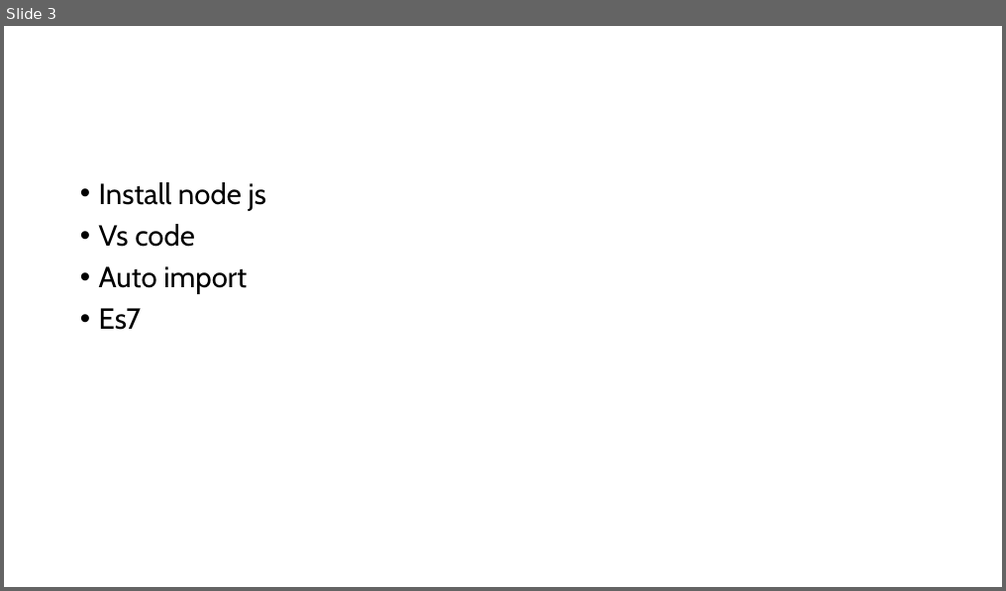
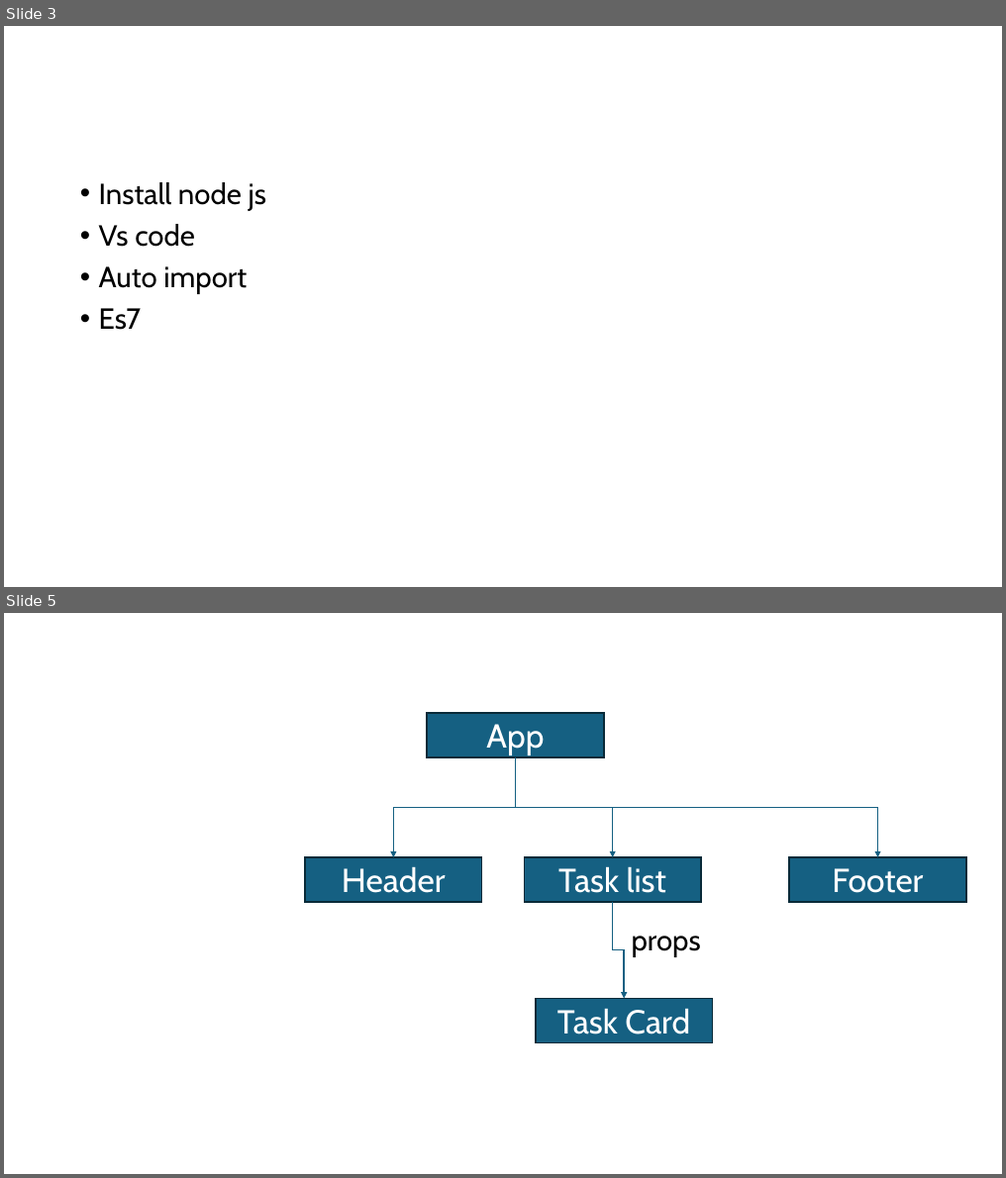
Before and after one commit to PiyushChaturvedii/Batch05, a slide deck: react/react.pptx. Shown one above the other, each under a label of ours: slide 3 before the commit, slides 3 and 5 after it; the slides between them are not shown. The pictures are 1006x591 and 1006x1178 pixels, drawn with LibreOffice and Linux fonts; fonts in the diff are those of the drawing. Boxes give left, top, right and bottom in pixels: in the first picture for what was removed or moved away, otherwise in the second. Text is boxed around its words. In the diff, an @@ line names an element or a change of style, - is before the commit and + after.

Commit message:
props

```diff
--- a/react/react.pptx
+++ b/react/react.pptx
@@ slide 5 added at box(4, 613, 1002, 1174), background #FFFFFF @@
@@ rectangle added at box(427, 713, 604, 757), fill #156082, outline #092A39 1.5 pt, 32 pt, text #FFFFFF @@
+App
@@ elbow arrow added from (515, 758) to (393, 858), #156082 1.5 pt @@
@@ elbow arrow added from (515, 758) to (613, 858), #156082 1.5 pt @@
@@ elbow arrow added from (515, 758) to (877, 858), #156082 1.5 pt @@
@@ rectangle added at box(305, 858, 481, 902), fill #156082, outline #092A39 1.5 pt, 32 pt, text #FFFFFF @@
+Header
@@ rectangle added at box(525, 858, 701, 902), fill #156082, outline #092A39 1.5 pt, 32 pt, text #FFFFFF @@
+Task list
@@ rectangle added at box(789, 858, 966, 902), fill #156082, outline #092A39 1.5 pt, 32 pt, text #FFFFFF @@
+Footer
@@ elbow arrow added from (613, 902) to (624, 998), #156082 1.5 pt @@
@@ text added at box(632, 936, 701, 958), 28 pt, text #000000 @@
+props
@@ rectangle added at box(536, 998, 712, 1043), fill #156082, outline #092A39 1.5 pt, 32 pt, text #FFFFFF @@
+Task Card
```
Also in this commit, not shown: 1 slide changed, 22 other files.
